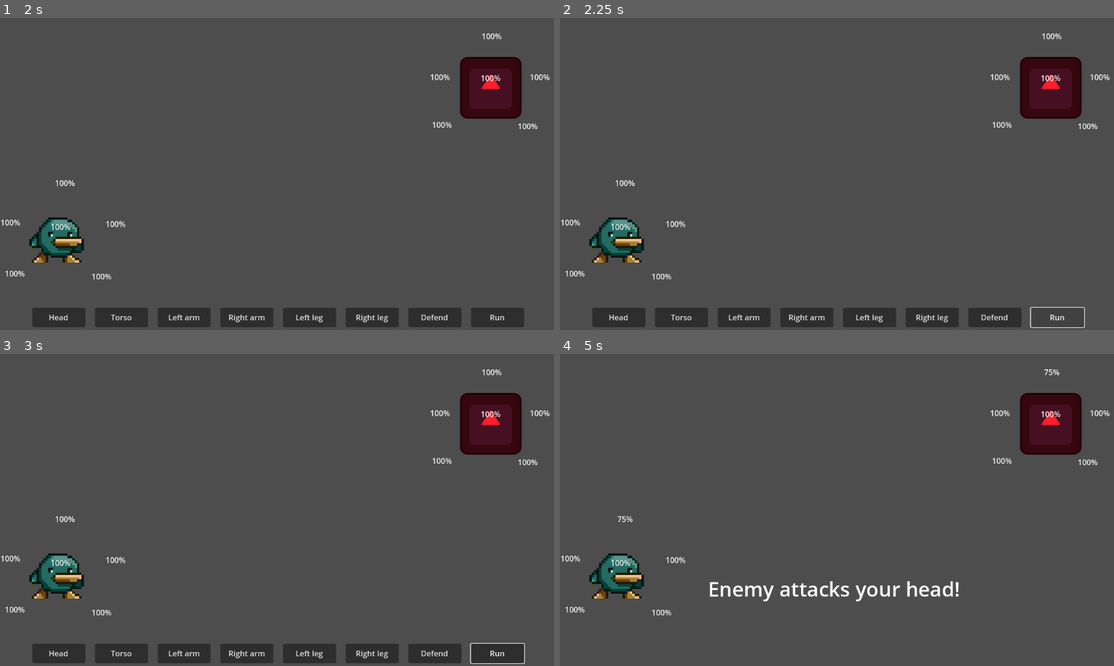
Above: before the commit, frames 1-4 (two rows, left to right).
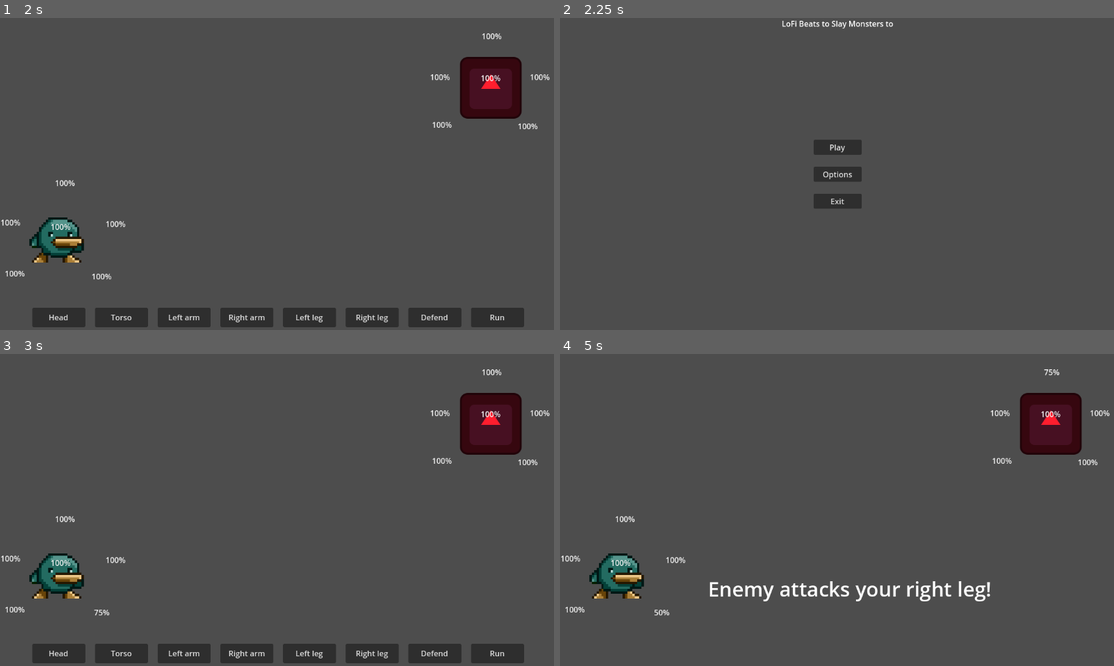
Above: after the commit, the same moments.

Repository: wildkind-gg/godot-wild-jam_68
Game: Godot game, scene res://Scenes/main_menu.tscn
Two runs of this game, one before a commit and one after it. Both use one fixed random seed, a clock stepped at 60 frames per second and the inputs below. The engine's default icon, where the game draws it, is replaced by a stand-in: a white triangle on a blue panel in a dark square.
Inputs (mouse positions are in pixels of both pictures, inside the frame that each line leads up to):
- Up to frame 1 (2 s): click "Options" at 0.5 s; click "Play" at 1.25 s
- Up to frame 2 (2.25 s): click "Run" at 2 s
- Up to frame 3 (3 s): click (277, 481) at 2.75 s, where only the run after the commit has a clickable "Play"
- Up to frame 4 (5 s): click "Head" at 3.5 s; tap Enter at 4.25 s

Frame 1 is identical in both runs. In frame 2, 9.1% of the frame differs, in the area x 0-100%, y 0-100%; in frame 3, 0.1%; in frame 4, 0.5%.
Error after the commit: Cannot call method 'create_timer' on a null value. (res://Scripts/battle.gd:40)

Commit message:
battle scene improvements
- changed max fps to 60 to improve performance
- made combo exclamation show every 10 in a row, wow 10, wow 20, wow 30, etc.
- on song finish, switch to ForgeEnd scene.
- forge end scene press esc to go to main menu
- main menu exit button quits out
- "enemy attacks your ___" label now updates with enemy action
- enemy chooses limb with lowest health to heal
- "enemy heals its ___" label now updates with limb enemy heals
- in battle, on run pressed, can't run if leg is broken, text box will say your leg is broken
- in battle, on run pressed, if legs not broken, 27% chance to not get away
- in battle, on run pressed, if legs broken you keep your turn.
- in battle, on run pressed, if legs not broken and you don't get away you skip your turn.
- in battle, on run pressed, if legs not broken and you do get away change to main menu scene.

Diff:
--- /dev/null
+++ b/Scenes/end_forge.gd
@@ -0,0 +1,5 @@
+extends Node2D
+
+func _process(_delta):
+	if Input.is_action_just_pressed("escape"):
+		get_tree().change_scene_to_file("res://Scenes/main_menu.tscn")
--- a/Scenes/end_forge.tscn
+++ b/Scenes/end_forge.tscn
@@ -1,8 +1,16 @@
-[gd_scene format=3 uid="uid://bqu047s01va5g"]
+[gd_scene load_steps=2 format=3 uid="uid://bqu047s01va5g"]
+
+[ext_resource type="Script" path="res://Scenes/end_forge.gd" id="1_14v6l"]
 
 [node name="EndForge" type="Node2D"]
+script = ExtResource("1_14v6l")
 
 [node name="Label" type="Label" parent="."]
-offset_right = 40.0
-offset_bottom = 23.0
-text = "Good job!"
+offset_left = 308.0
+offset_top = 265.0
+offset_right = 822.0
+offset_bottom = 374.0
+theme_override_font_sizes/font_size = 38
+text = "Good job!
+Press ESC to return to menu"
+horizontal_alignment = 1
--- a/Scenes/forge.tscn
+++ b/Scenes/forge.tscn
@@ -35,11 +35,11 @@
 horizontal_alignment = 1
 vertical_alignment = 1
 
-[node name="Label" type="Label" parent="."]
+[node name="Score" type="Label" parent="."]
 offset_right = 40.0
 offset_bottom = 23.0
 theme_override_font_sizes/font_size = 32
-text = "0"
+text = "Score: 0"
 horizontal_alignment = 1
 vertical_alignment = 1
 
@@ -53,4 +53,5 @@
 vertical_alignment = 1
 
 [connection signal="beat" from="Conductor" to="." method="_on_conductor_beat"]
+[connection signal="finished" from="Conductor" to="." method="_on_conductor_finished"]
 [connection signal="measure_sig" from="Conductor" to="." method="_on_conductor_measure_sig"]
--- a/Scenes/main_menu.tscn
+++ b/Scenes/main_menu.tscn
@@ -53,3 +53,5 @@
 text = "Exit"
 
 [connection signal="pressed" from="Container/VBoxContainer/Play" to="." method="_on_play_pressed"]
+[connection signal="pressed" from="Container/VBoxContainer/Options" to="." method="_on_options_pressed"]
+[connection signal="pressed" from="Container/VBoxContainer/Exit" to="." method="_on_exit_pressed"]
--- a/Scripts/Global.gd
+++ b/Scripts/Global.gd
@@ -14,3 +14,4 @@
 var enemyTorso:float = 100.0
 var setScore = 0
 var turnCounter = 0
+var enemyAction = ""
--- a/Scripts/battle.gd
+++ b/Scripts/battle.gd
@@ -3,6 +3,7 @@
 var turnmanager = preload("res://Resources/TurnManager.tres")
 @onready var player = $Player
 @onready var UI = $UI/Battle_UI
+var rndm = RandomNumberGenerator.new()
 
 func _ready():
 	# connect to turns
@@ -35,7 +36,7 @@
 	UI.hide()
 	$Enemy._enemy_turn()
 	# end turn
-	$Label.text = "Enemy attacks your head!"
+	$Label.text = Global.enemyAction
 	await get_tree().create_timer(2).timeout #when animations added, on animation finished change turn and show ui
 	turnmanager.turn = turnmanager.PLAYER_TURN
 
@@ -80,8 +81,16 @@
 
 
 func _on_run_pressed():
-	pass # Replace with function body.
-
+	var rng = rndm.randi_range(0,10)
+	if Global.playerLleg <= 0 or Global.playerRleg <= 0:
+		rng = 0
+		$Label.text = "Your leg is broken!"
+	else:
+		if rng >= 3:
+			get_tree().change_scene_to_file("res://Scenes/main_menu.tscn")
+		if rng < 3:
+			$Label.text = "Could not get away!"
+	turnmanager.turn = turnmanager.ENEMY_TURN
 
 func _on_animation_player_animation_finished(_anim_name):
 	await get_tree().create_timer(1).timeout
--- a/Scripts/enemy.gd
+++ b/Scripts/enemy.gd
@@ -27,7 +27,7 @@
 	var enemyRlegHealth: float = Global.enemyRleg / 100
 	var limbsHealth = enemyHeadHealth + enemyTorsoHealth + enemyLlegHealth + enemyRlegHealth + enemyRarmHealth + enemyLarmHealth
 
-		# check player limb health
+	# check player limb health
 	var playerHeadHealth: float = Global.playerHead / 100
 	var playerTorsoHealth: float = Global.playerTorso / 100
 	var playerLarmHealth: float = Global.playerLarm / 100
@@ -36,7 +36,7 @@
 	var playerRlegHealth: float = Global.playerRleg / 100
 	var playerLimbHealthAvg = (playerHeadHealth + playerTorsoHealth + playerLlegHealth + playerRlegHealth + playerRarmHealth + playerLarmHealth)/6
 
-	# calculate avg for each action
+	# calculate avg for each attack action
 	var headCalc:float = (limbsHealth + (1-playerHeadHealth) + healsRemaining + speedCheck)/9
 	print(headCalc)
 	var torsoCalc:float = (limbsHealth + (1-playerTorsoHealth) + healsRemaining + speedCheck)/9
@@ -47,22 +47,29 @@
 	print(rarmCalc)
 	var llegCalc:float = (limbsHealth + (1-playerLlegHealth) + healsRemaining + speedCheck)/9
 	print(llegCalc)
-	var rlegCalc:float = (limbsHealth + (1-playerRlegHealth) + healsRemaining + speedCheck)/9
+	var rlegCalc:float = (limbsHealth + (1-playerRlegHealth) + healsRemaining + speedCheck + 100)/9
 	print(rlegCalc)
-
-	var healCalc:float = (limbsHealth + playerLimbHealthAvg + healsRemaining + speedCheck)/15
-	# add in 1 if a limb is below 30%
+	# calculate avg for each defensive action
+	var healCalc:float = (limbsHealth + playerLimbHealthAvg + healsRemaining + speedCheck)/9
+	# add in 1 if a limb is below 30%?
 	print(healCalc)
-	var defendCalc:float = (limbsHealth + playerLimbHealthAvg + healsRemaining + speedCheck)/15
-	# add 1 if a limb is below 20%
-	# add 1 if no more heals
+	var defendCalc:float = (limbsHealth + playerLimbHealthAvg + healsRemaining + speedCheck)/9
+	# add 1 if a limb is below 20%?
+	# add 1 if no more heals?
 	print(defendCalc)
 	var runCalc:float = (enemyLlegHealth + enemyRlegHealth) / 4
 	# add something later above calc is a place holder
-	# no chance to run if one or more legs are at 0%
+	# no chance to run if one or more legs are at 0%?
 	print(runCalc)
 
 	# comparing values
+	var enemy_dict = {"enemyHeadHealth": enemyHeadHealth,
+				"enemyTorsoHealth": enemyTorsoHealth,
+				"enemyLlegHealth": enemyLlegHealth,
+				"enemyRlegHealth": enemyRlegHealth,
+				"enemyLarmHealth": enemyLarmHealth,
+				"enemyRarmHealth": enemyRarmHealth}
+
 	var dict = {"headCalc": headCalc,
 				"torsoCalc": torsoCalc,
 				"llegCalc": llegCalc,
@@ -74,40 +81,76 @@
 				"runCalc": runCalc}
 
 	# choose best action from dictionary
+	var bestHeal = _find_best_heal(enemy_dict)
 	var bestAction = _find_best_action(dict)
 	print(bestAction)
+	print(bestHeal)
 	if _find_best_action(dict) == "headCalc":
 		#play an animation
 		Global.playerHead -= 25
+		Global.enemyAction = "Enemy attacks your head!"
 	if _find_best_action(dict) == "torsoCalc":
 		#play an animation
 		Global.playerTorso -= 25
+		Global.enemyAction = "Enemy attacks your torso!"
 	if _find_best_action(dict) == "rarmCalc":
 		#play an animation
 		Global.playerRarm -= 25
+		Global.enemyAction = "Enemy attacks your right arm!"
 	if _find_best_action(dict) == "larmCalc":
 		#play an animation
 		Global.playerLarm -= 25
+		Global.enemyAction = "Enemy attacks your left arm!"
 	if _find_best_action(dict) == "rlegCalc":
 		#play an animation
 		Global.playerRleg -= 25
+		Global.enemyAction = "Enemy attacks your right leg!"
 	if _find_best_action(dict) == "llegCalc":
 		#play an animation
 		Global.playerLleg -= 25
+		Global.enemyAction = "Enemy attacks your left leg!"
+
+### HEAL CALCS ###
 	if _find_best_action(dict) == "healCalc":
 		#play an animation
-		Global.playerLleg -= 25
+		# choose best limb to heal from enemy_dict
+		if _find_best_heal(enemy_dict) == "enemyHeadHealth":
+			Global.enemyHead += 25
+			Global.enemyAction = "Enemy heals its head!"
+		if _find_best_heal(enemy_dict) == "enemyTorsoHealth":
+			Global.enemyTorso += 25
+			Global.enemyAction = "Enemy heals its torso!"
+		if _find_best_heal(enemy_dict) == "enemyLarmHealth":
+			Global.enemyLarm += 25
+			Global.enemyAction = "Enemy heals its left arm!"
+		if _find_best_heal(enemy_dict) == "enemyRarmHealth":
+			Global.enemyRarm += 25
+			Global.enemyAction = "Enemy heals its right arm!"
+		if _find_best_heal(enemy_dict) == "enemyLlegHealth":
+			Global.enemyLleg += 25
+			Global.enemyAction = "Enemy heals its left leg!"
+		if _find_best_heal(enemy_dict) == "enemyRlegHealth":
+			Global.enemyRleg += 25
+			Global.enemyAction = "Enemy heals its right leg!"
+### END HEAL CALCS ###
+
 	if _find_best_action(dict) == "defendCalc":
-		#play an animation
-		Global.playerLleg -= 25
+		# play an animation
+		# enemy takes reduced or no damage on next turn
+		Global.enemyAction = "Enemy defends!"
 	if _find_best_action(dict) == "runCalc":
-		#play an animation
-		Global.playerLleg -= 25
+		# play an animation
+		# RNG to determine run chance, can't run if leg broken
+		Global.enemyAction = "Enemy tries to run!"
 		# if run is best action use RNG to determine if it is successful
 		# play animation and change scene
-	# if 2 calcs are equal, randomly choose any of them
 
-	# compare values in dictionary
+	# if 2 calcs are equal, randomly choose any of them for easier difficulty
+	# choose attack over defense action for harder difficulty
+	# choose attack over defend and attack lowest health limb for harder difficulty
+	# if debuffs/buffs added, choose buffs for hardest difficulty
+
+# compare values in dictionary
 func _find_best_action(dict):
 	var max_val = -999999
 	var bestAction
@@ -117,3 +160,13 @@
 			max_val = val
 			bestAction = i
 	return bestAction
+
+func _find_best_heal(enemy_dict):
+	var min_val = 999999
+	var bestHeal
+	for i in enemy_dict:
+		var val =  enemy_dict[i]
+		if val < min_val:
+			min_val = val
+			bestHeal = i
+	return bestHeal
--- a/Scripts/forge.gd
+++ b/Scripts/forge.gd
@@ -134,9 +134,10 @@
 	else: combo = 0
 
 	if combo % 10 == 0:
-		$ComboExclamation.text = "WOW! " + str(combo) + " in a row!"
-		await get_tree().create_timer(2).timeout
-		$ComboExclamation.text = ""
+		if combo > 0:
+			$ComboExclamation.text = "WOW! " + str(combo) + " in a row!"
+			await get_tree().create_timer(2).timeout
+			$ComboExclamation.text = ""
 
 	if by == 3:
 		great += 1
@@ -148,7 +149,7 @@
 		missed += 1
 
 	score += by * combo
-	$Label.text = str(score)
+	$Score.text = "Score: " + str(score)
 	if combo > 0:
 		$Combo.text = str(combo) + " combo!"
 		if combo > maxCombo:
@@ -160,3 +161,7 @@
 func reset_combo():
 	combo = 0
 	$Combo.text = ""
+
+func _on_conductor_finished():
+	await get_tree().create_timer(5).timeout
+	get_tree().change_scene_to_file("res://Scenes/end_forge.tscn")
--- a/Scripts/main_menu.gd
+++ b/Scripts/main_menu.gd
@@ -1,7 +1,15 @@
 extends Node2D
 
-func _process(delta):
+func _process(_delta):
 	pass
 
 func _on_play_pressed():
 	get_tree().change_scene_to_file("res://Scenes/battle.tscn")
+
+
+func _on_exit_pressed():
+	get_tree().quit()
+
+
+func _on_options_pressed():
+	pass # Replace with function body.
--- a/project.godot
+++ b/project.godot
@@ -13,6 +13,7 @@
 config/name="Game Projects"
 run/main_scene="res://Scenes/main_menu.tscn"
 config/features=PackedStringArray("4.2", "Forward Plus")
+run/max_fps=60
 config/icon="res://Misc/icon.svg"
 
 [autoload]
